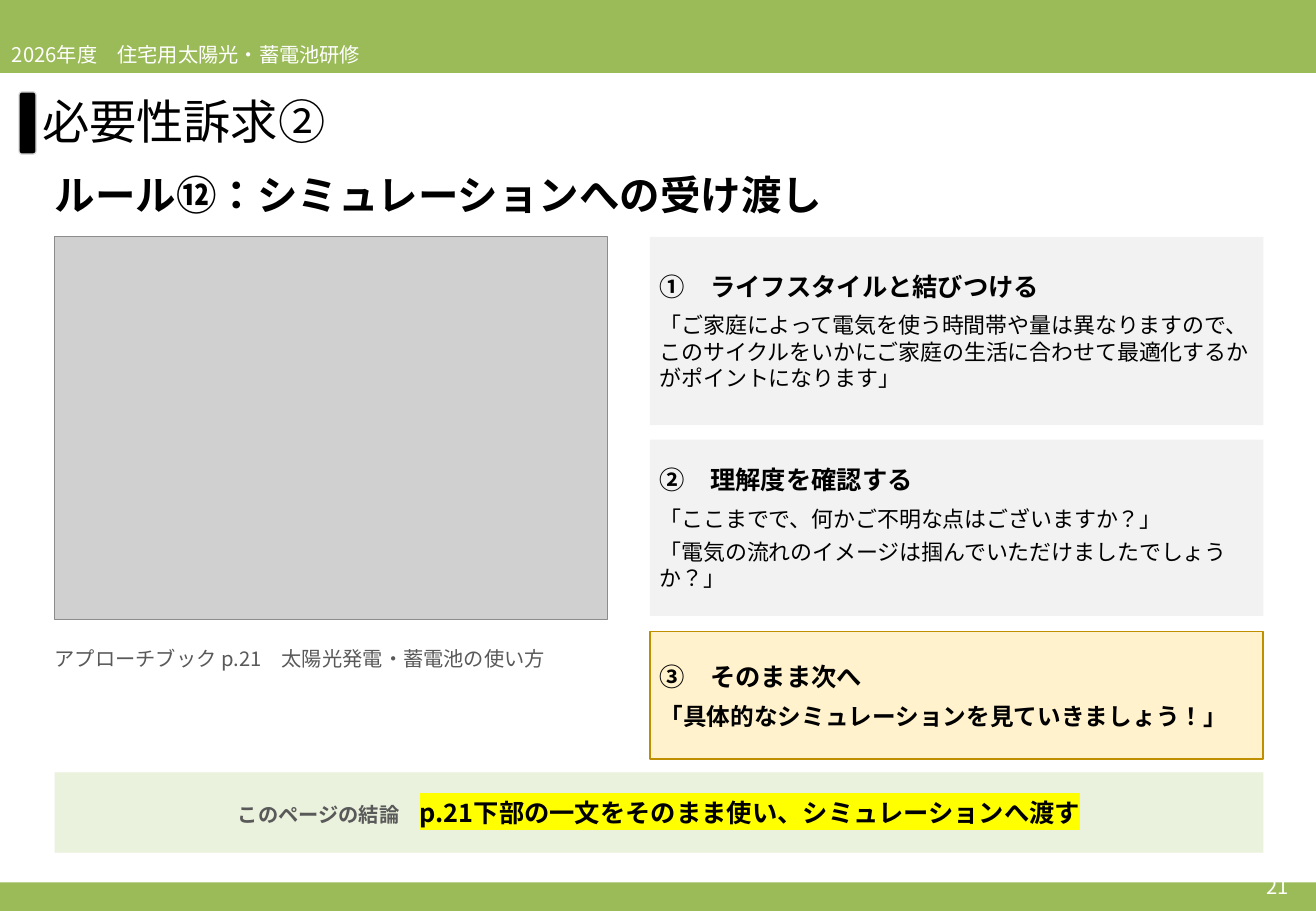
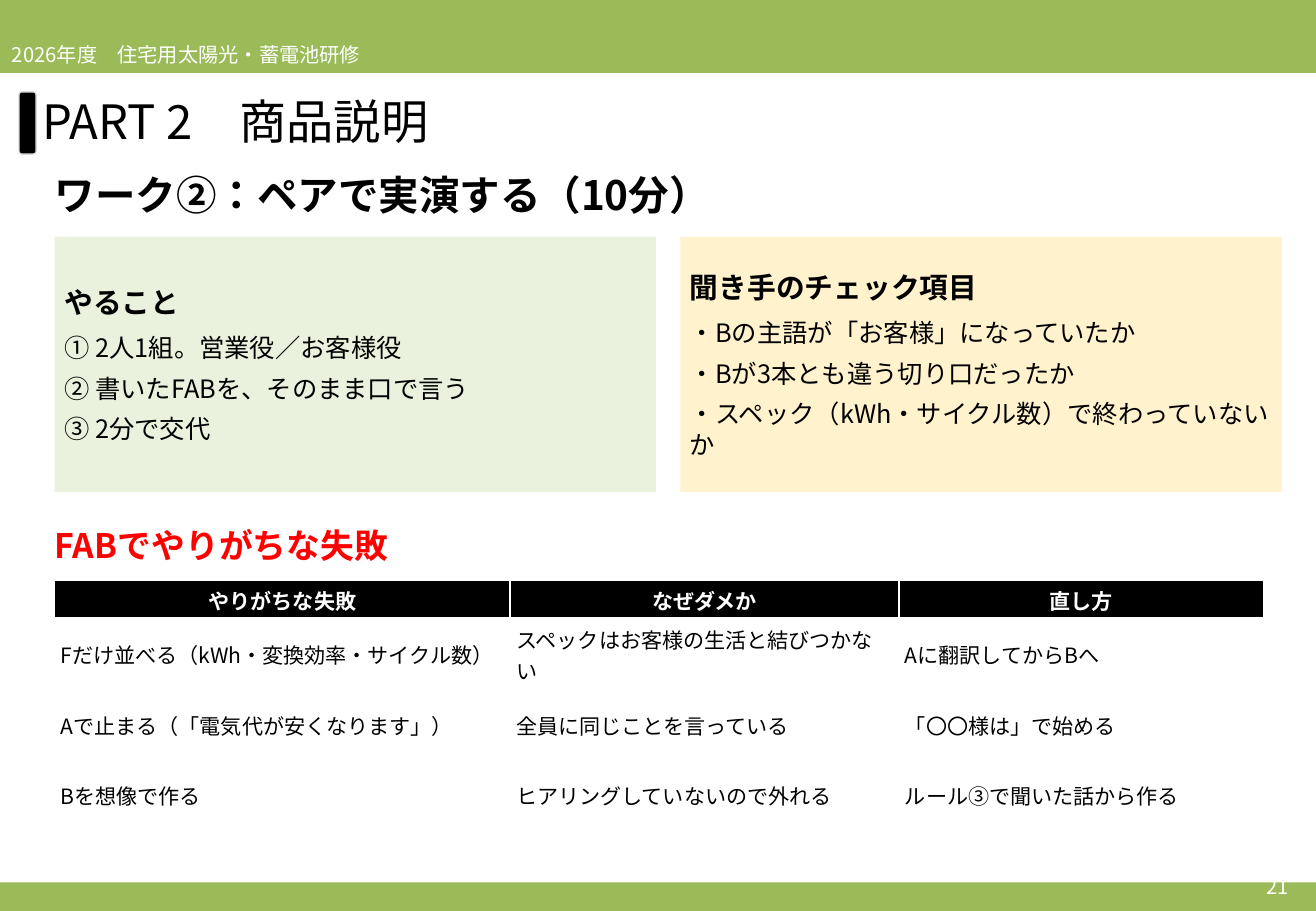
Before and after one commit to soshiro-iki-sys/-, a slide deck: slide 21 of slides/2026営業研修_第3回_必要性訴求②＆ロープレ.pptx. Drawn at 1316x911 pixels with LibreOffice and Linux fonts; fonts in the diff are those of the drawing; grey boxes stand for pictures. Boxes give left, top, right and bottom in pixels: in the first picture for what was removed or moved away, otherwise in the second. Text is boxed around its words. In the diff, an @@ line names an element or a change of style, - is before the commit and + after.

```diff
--- a/slides/2026営業研修_第3回_必要性訴求②＆ロープレ.pptx
+++ b/slides/2026営業研修_第3回_必要性訴求②＆ロープレ.pptx
@@ text at bbox=[42, 99, 429, 143]: text changed @@
-必要性訴求②
+PART 2 商品説明
@@ text at bbox=[55, 175, 710, 214]: text changed @@
-ルール⑫：シミュレーションへの受け渡し
+ワーク②：ペアで実演する（10分）
@@ picture removed at bbox=[55, 237, 608, 620] @@
@@ rectangle added at bbox=[55, 237, 656, 492], fill #EAF1DD, 15 pt, text #000000 @@
+やること
+① 2人1組。営業役／お客様役
+② 書いたFABを、そのまま口で言う
+③ 2分で交代
@@ rectangle removed at bbox=[650, 237, 1264, 425] @@
-① ライフスタイルと結びつける
-「ご家庭によって電気を使う時間帯や量は異なりますので、このサイクルをいかにご家庭の生活に合わせて最適化するかがポイントになります」
@@ rectangle added at bbox=[680, 237, 1282, 492], fill #FFF2CC, 15 pt, text #000000 @@
+聞き手のチェック項目
+・Bの主語が「お客様」になっていたか
+・Bが3本とも違う切り口だったか
+・スペック（kWh・サイクル数）で終わっていないか
@@ rectangle removed at bbox=[650, 440, 1264, 616] @@
-② 理解度を確認する
-「ここまでで、何かご不明な点はございますか？」
-「電気の流れのイメージは掴んでいただけましたでしょうか？」
@@ text added at bbox=[55, 529, 388, 561], 20 pt, text #FF0000, bold @@
+FABでやりがちな失敗
@@ table added at bbox=[55, 581, 1264, 831], 4 rows, 3 columns @@
+やりがちな失敗 | なぜダメか | 直し方
+Fだけ並べる（kWh・変換効率・サイクル数） | スペックはお客様の生活と結びつかない | Aに翻訳してからBへ
+Aで止まる（「電気代が安くなります」） | 全員に同じことを言っている | 「〇〇様は」で始める
+Bを想像で作る | ヒアリングしていないので外れる | ルール③で聞いた話から作る
@@ text removed at bbox=[55, 649, 545, 671] @@
-アプローチブック p.21 太陽光発電・蓄電池の使い方
@@ rectangle removed at bbox=[650, 632, 1264, 759] @@
-③ そのまま次へ
-「具体的なシミュレーションを見ていきましょう！」
@@ rectangle removed at bbox=[55, 773, 1264, 853] @@
-このページの結論 p.21下部の一文をそのまま使い、シミュレーションへ渡す
```
Also in this commit, not shown: 22 other slides changed, 8 slides added, 5 slides removed, 2 other files.
